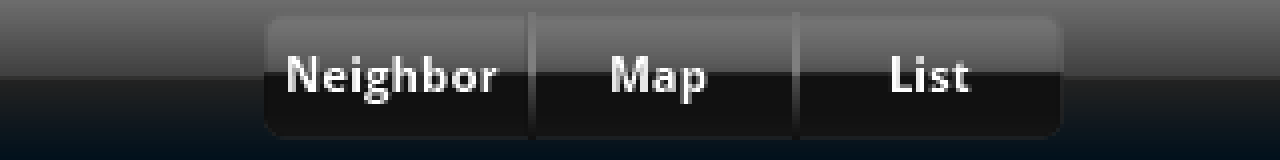
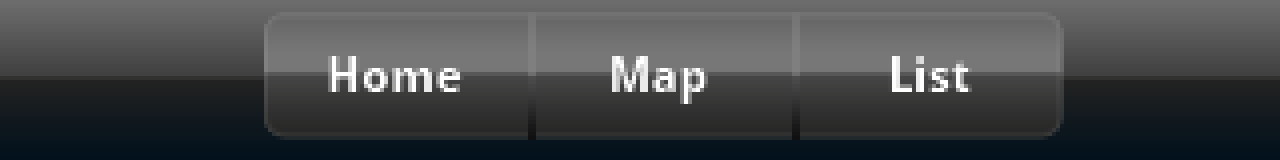
Comparing the layer stacks of the two 1280 x 160 images. Changes:
added layer "Home" in group "view bar" over [328, 56, 464, 92]
painted on "List" over [288, 56, 500, 104]
hid "Shape 2 copy 3" over [800, 12, 1064, 140]
hid "Shape 2 copy 2" over [536, 12, 792, 140]
hid "Shape 2 copy" over [264, 12, 528, 140]
